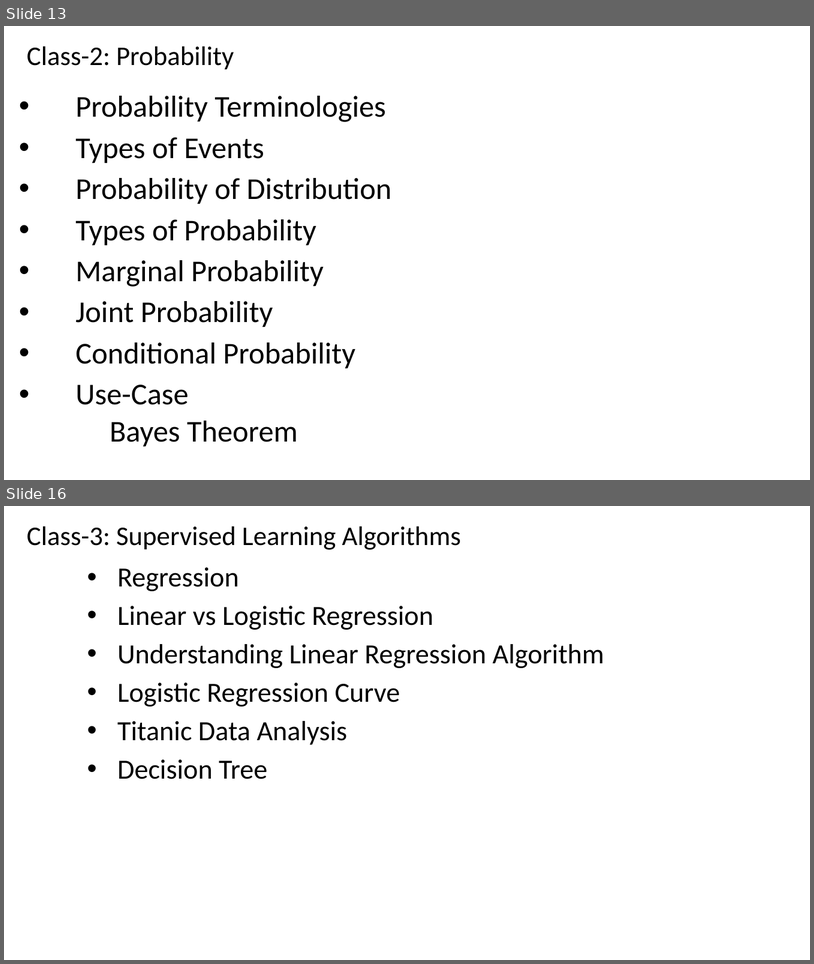
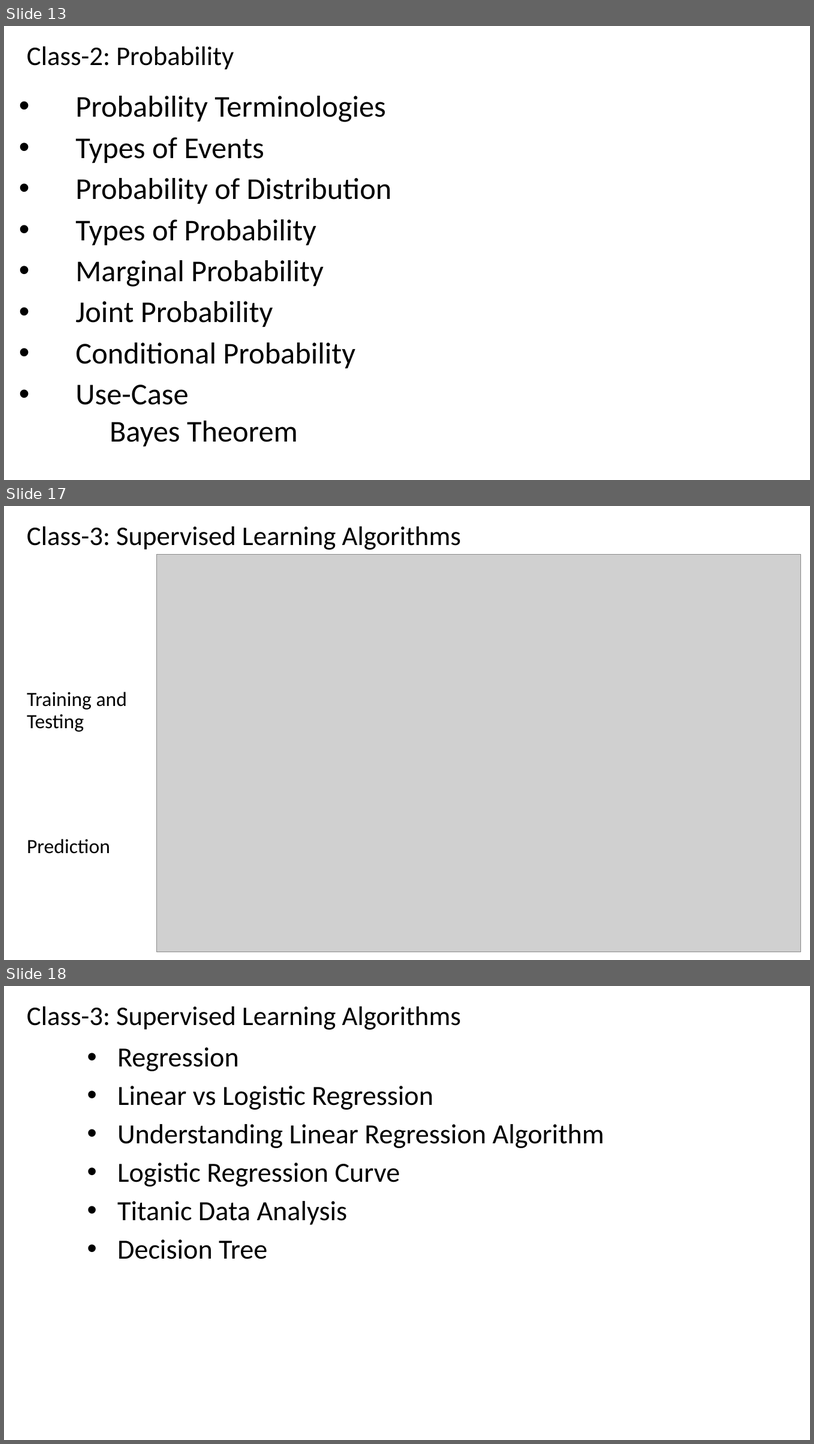
Before and after one commit to renshan2/accesspy, a slide deck: AI-ML-DL/Machine Learning.pptx. Shown one above the other, each under a label of ours: slides 13 and 16 before the commit, slides 13, 17 and 18 after it; the slides between them are not shown. The pictures are 814x964 and 814x1444 pixels, drawn with LibreOffice and Linux fonts; fonts in the diff are those of the drawing; grey boxes stand for pictures. Boxes give left, top, right and bottom in pixels: in the first picture for what was removed or moved away, otherwise in the second. Text is boxed around its words. In the diff, an @@ line names an element or a change of style, - is before the commit and + after.

```diff
--- a/AI-ML-DL/Machine Learning.pptx
+++ b/AI-ML-DL/Machine Learning.pptx
@@ slide 17 added at (4,506,810,960), background #FFFFFF @@
@@ text added at (27,526,461,550), 32 pt, text #000000 @@
+Class-3: Supervised Learning Algorithms
@@ picture added at (157,555,802,952) @@
@@ subtitle added at (27,691,127,853), 24 pt, text #000000 @@
+Training and Testing
+Prediction
@@ what was slide 16 is now slide 18 @@
```
Also in this commit, not shown: 2 slides changed, 1 other slide added.
